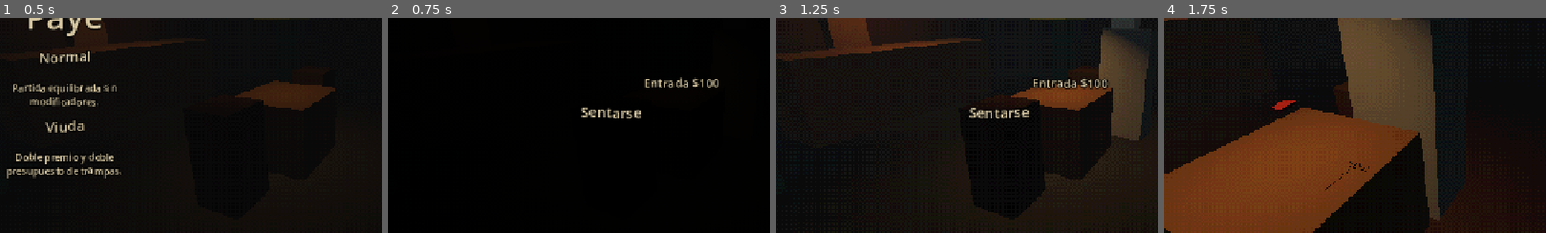
Above: before the commit, frames 1-4 (left to right).
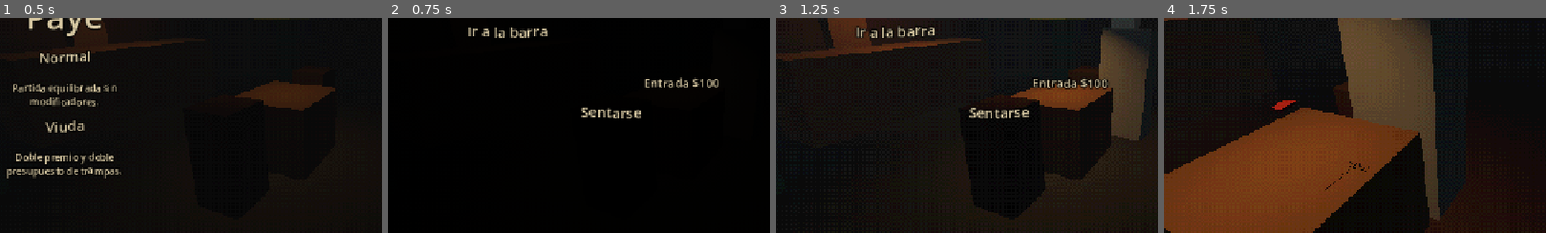
Above: after the commit, the same moments.

Repository: JoakoZarza/paye
Game: Godot game, scene res://ui/main.tscn
Two runs of this game, one before a commit and one after it. Both use one fixed random seed, a clock stepped at 60 frames per second and the inputs below.
Inputs:
- Up to frame 1 (0.5 s): no input
- Up to frame 2 (0.75 s): click "Viuda" at 0.5 s
- Up to frame 3 (1.25 s): no input
- Up to frame 4 (1.75 s): click "Sentarse" at 1.25 s
The pictures show only the part of the screen within x 8-58%, y 30-80%; the shares and areas given below are measured in that part.

Frame 1 is identical in both runs. In frame 2, 0.5% of the frame differs, in the area x 21-42%, y 4-10%; in frame 3, 0.5%, in the area x 21-42%, y 3-10%; in frame 4, nothing differs.

Commit message:
Bar counter open before the first match; subtle arrow instead of a second shop sign
At run start (round 1, in the bar) the player can walk to the counter to retrieve from
the wardrobe, sell or buy. Offers roll once per run; going back to the bar keeps the
round and charges no wardrobe fee. After a win the table now shows only a faint,
non-clickable arrow pointing left; the only shop sign is on the counter.

Co-Authored-By: Claude Opus 5.5 <noreply@anthropic.com>

Diff:
--- a/core/run/run_controller.gd
+++ b/core/run/run_controller.gd
@@ -37,6 +37,11 @@
 ## Lo que el guardarropas tiró al empezar esta run (para avisarlo en el bar); se olvida
 ## al sentarse.
 var wardrobe_lost: StringName = &""
+## Antes del primer partido se puede pasar por la barra (retirar del guardarropas,
+## vender, comprar). Mientras tanto la fase es SHOP pero la ronda no avanza.
+var _pre_round := false
+## Las ofertas de esa barra salen una sola vez por run: volver no las cambia.
+var _opening_shop_open := false
 
 
 func _init(p_economy: Economy, p_meta: MetaState, p_seed: int, p_meta_path: String = MetaState.DEFAULT_PATH) -> void:
@@ -64,6 +69,8 @@
 	_one_more_stake = 0
 	_bill_missing = 0
 	_single_hand = null
+	_pre_round = false
+	_opening_shop_open = false
 	state.money = economy.start_money
 	state.debt = meta.debt
 	state.deck = _decks[deck_id]
@@ -85,6 +92,29 @@
 	_checkpoint()
 	return [GameEvent.make(&"run_started", {"money": state.money, "debt": state.debt, "legacy": legacy,
 		"deck": deck_id, "wardrobe_lost": wardrobe_lost})]
+
+
+## Al empezar la run (ronda 1, todavía en el bar) se puede ir a la barra.
+func can_visit_counter() -> bool:
+	return state != null and phase == Phase.BAR and state.round == 1
+
+
+## Va a la barra antes del primer partido. Volver con next_round() no pasa la ronda.
+func visit_counter() -> bool:
+	if not can_visit_counter():
+		return false
+	if not _opening_shop_open:
+		shop.open(state, false)
+		_opening_shop_open = true
+	phase = Phase.SHOP
+	_pre_round = true
+	_checkpoint()
+	return true
+
+
+## true en la barra de antes del primer partido (no después de ganar).
+func pre_round() -> bool:
+	return phase == Phase.SHOP and _pre_round
 
 
 ## La versión de cada ronda la eligió la semilla al empezar la run.
@@ -332,6 +362,12 @@
 func next_round() -> Array[GameEvent]:
 	if phase != Phase.SHOP:
 		return [_illegal()]
+	if _pre_round:
+		# Volvés de la barra al bar: la ronda es la misma y no corre nada.
+		_pre_round = false
+		phase = Phase.BAR
+		_checkpoint()
+		return [GameEvent.make(&"counter_left", {"round": state.round})]
 	# Cada ronda que pasa, el guardarropas cobra la suya.
 	if not meta.wardrobe.is_empty():
 		meta.wardrobe["fee"] = int(meta.wardrobe["fee"]) + economy.wardrobe_round_fee(state.round)
--- a/tests/run/test_run_controller.gd
+++ b/tests/run/test_run_controller.gd
@@ -398,3 +398,38 @@
 	var events := rc.start_run(&"normal")
 	assert_true(rc.wardrobe().is_empty(), "a la tercera run nueva desaparece")
 	assert_eq(events[0].data["wardrobe_lost"], &"hat")
+
+
+func test_al_empezar_la_run_se_puede_ir_a_la_barra() -> void:
+	var rc := _controller()
+	rc.start_run(&"normal")
+	assert_true(rc.can_visit_counter())
+	assert_true(rc.visit_counter())
+	assert_eq(rc.phase, RunController.Phase.SHOP)
+	assert_true(rc.pre_round())
+	var offers := rc.shop.offers.duplicate()
+	assert_false(offers.is_empty(), "hay ofertas para comprar")
+	rc.next_round()
+	assert_eq(rc.phase, RunController.Phase.BAR, "volver de la barra no juega nada")
+	assert_eq(rc.state.round, 1, "ni pasa la ronda")
+	assert_true(rc.visit_counter(), "se puede volver")
+	assert_eq(rc.shop.offers, offers, "las ofertas no cambian por ir y volver")
+	rc.next_round()
+	_win_round(rc)
+	assert_false(rc.pre_round(), "después de ganar es la tienda de siempre")
+	rc.next_round()
+	assert_eq(rc.state.round, 2)
+	assert_false(rc.can_visit_counter(), "solo antes del primer partido")
+	assert_false(rc.visit_counter())
+
+
+func test_retirar_del_guardarropas_al_empezar_la_run() -> void:
+	var meta := MetaState.new()
+	meta.wardrobe = {"id": &"hat", "level": 2, "paid": 120, "fee": 0, "runs": 0}
+	var rc := _controller(meta)
+	rc.start_run(&"normal")
+	rc.visit_counter()
+	assert_true(rc.retrieve_amulet()["ok"])
+	assert_eq(rc.state.loadout.level(&"hat"), 2)
+	rc.next_round()
+	assert_eq(rc.phase, RunController.Phase.BAR)
--- a/tests/world/test_full_run_3d.gd
+++ b/tests/world/test_full_run_3d.gd
@@ -114,6 +114,8 @@
 		var close := _named(buttons, "CloseDetails")
 		if close != null:
 			return close
+	if router._screen_name == &"bar" and _named(buttons, "GoShop") != null and rng.randf() < 0.4:
+		return _named(buttons, "GoShop")
 	for wanted in ["Deck_normal", "Sit", "Skip", "Next", "Retire"]:
 		var b := _named(buttons, wanted)
 		if b != null:
--- a/tests/world/test_table_3d.gd
+++ b/tests/world/test_table_3d.gd
@@ -829,3 +829,47 @@
 	assert_not_null(router.find_child("WardrobeGone", true, false), "el aviso está en el bar")
 	(router.find_child("Sit", true, false) as Button).pressed.emit()
 	assert_eq(rc.wardrobe_lost, &"", "se olvida al sentarse")
+
+
+func test_al_empezar_la_run_la_barra_esta_abierta() -> void:
+	var rc := RunController.new(Economy.load_from(), MetaState.new(), 4, META_PATH)
+	rc.start_run(&"normal")
+	var r := _rig()
+	var router := ScreenRouter.new()
+	router.world = r[0]
+	add_child_autofree(router)
+	router.setup(rc)
+	assert_eq(router.camera_marker(), &"CamBar")
+	router.find_child("GoShop", true, false).pressed.emit()
+	assert_eq(rc.phase, RunController.Phase.SHOP)
+	assert_eq(router.camera_marker(), &"CamShop", "directo a la barra, sin preguntar")
+	router.find_child("Next", true, false).pressed.emit()
+	assert_eq(rc.phase, RunController.Phase.BAR)
+	assert_eq(rc.state.round, 1)
+	assert_eq(router.camera_marker(), &"CamBar", "de vuelta en el bar, de pie")
+	assert_not_null(router.find_child("Sit", true, false))
+
+
+func test_al_ganar_un_solo_cartel_para_ir_a_la_barra() -> void:
+	var rc := RunController.new(Economy.load_from(), MetaState.new(), 4, META_PATH)
+	rc.start_run(&"normal")
+	rc.enter_match()
+	var m := rc.table().truco_match
+	m.start_hand()
+	m.award(1, 3)
+	m.award(0, m.target)
+	rc.finish_match()
+	rc.skip_one_more()
+	var r := _rig()
+	var router := ScreenRouter.new()
+	router.world = r[0]
+	add_child_autofree(router)
+	router.setup(rc)
+	var go := 0
+	for b in router.find_children("*", "Button", true, false):
+		if (b as Button).text.contains(UiText.t("UI_SHOP_GO")):
+			go += 1
+	assert_eq(go, 1, "el cartel está solo en la barra")
+	var hint := router.find_child("GoShopHint", true, false) as Control
+	assert_not_null(hint, "una flechita en la mesa avisa")
+	assert_eq(hint.mouse_filter, Control.MOUSE_FILTER_IGNORE)
--- a/ui/screens/bar_screen.gd
+++ b/ui/screens/bar_screen.gd
@@ -28,11 +28,19 @@
 		])
 	if rc.wardrobe_lost != &"":
 		ScreenTools.label(box, _wardrobe_gone(), 18)
+	if rc.can_visit_counter():
+		ScreenTools.button(box, UiText.t("UI_SHOP_GO"), "GoShop", _go_shop)
 	var can_pay := s.can_pay_entry(rc.economy)
 	ScreenTools.button(
 		box, UiText.t("UI_BAR_SIT") if can_pay else UiText.t("UI_BAR_CANT_PAY"),
 		"Sit", _sit,
 	)
+
+
+## Antes del primer partido: a la barra a retirar, vender o comprar.
+func _go_shop() -> void:
+	rc.visit_counter()
+	acted.emit()
 
 
 func _sit() -> void:
@@ -64,6 +72,8 @@
 	if rc.wardrobe_lost != &"":
 		world_label(wrap_text(_wardrobe_gone(), 30), table, Vector3(0, 0.79, 0.04), 18) \
 			.name = "WardrobeGone"
+	if rc.can_visit_counter() and world.slot("bar_counter") != null:
+		world_button(UiText.t("UI_SHOP_GO"), "GoShop", _go_shop, world.slot("bar_counter"), Vector3(0, 1.35, 0))
 	var can_pay := s.can_pay_entry(rc.economy)
 	var text := UiText.t("UI_BAR_CANT_PAY")
 	if can_pay:
--- a/ui/screens/shop_screen.gd
+++ b/ui/screens/shop_screen.gd
@@ -64,6 +64,9 @@
 		c.queue_free()
 	_clear_tags()
 	_clear_counter()
+	# Antes del primer partido venís del bar directo a la barra: no hay nada que elegir.
+	if rc.pre_round():
+		_at_counter = true
 	if world != null and not _at_counter:
 		_draw_choice()
 		return
@@ -94,7 +97,7 @@
 	header.add_theme_constant_override("separation", 24)
 	box.add_child(header)
 	ScreenTools.label(header, title, 28).autowrap_mode = TextServer.AUTOWRAP_OFF
-	var money := ScreenTools.label(header, UiText.t("UI_SHOP_MONEY") % [s.money, s.fiado, rc.economy.entry(s.round + 1)], 20)
+	var money := ScreenTools.label(header, UiText.t("UI_SHOP_MONEY") % [s.money, s.fiado, rc.economy.entry(s.round + (0 if rc.pre_round() else 1))], 20)
 	money.size_flags_horizontal = Control.SIZE_EXPAND_FILL
 	money.horizontal_alignment = HORIZONTAL_ALIGNMENT_RIGHT
 	_muted(ScreenTools.label(box, UiText.t("UI_SHOP_HELP"), 15))
@@ -244,9 +247,12 @@
 	if world.slot("bar_counter") != null:
 		world_button(UiText.t("UI_SHOP_GO"), "GoShop", _go_to_counter, world.slot("bar_counter"), Vector3(0, 1.35, 0))
 		world_button(UiText.t("UI_SHOP_STAY"), "Stay", _stay, world.slot("table"), Vector3(0, 0.86, 0.15))
-		# Mirando al frente la barra no se ve: una flecha en la mesa apunta hacia ella.
-		world_button("← " + UiText.t("UI_SHOP_GO"), "GoShopHint", _go_to_counter, world.slot("table"),
-			Vector3(-0.42, 0.86, 0.12))
+		# Mirando al frente la barra no se ve: una flechita apagada en la mesa avisa que
+		# está a la izquierda. Solo avisa; el cartel para ir es el de la barra.
+		var hint := world_label("←", world.slot("table"), Vector3(-0.46, 0.8, 0.1), 30)
+		hint.name = "GoShopHint"
+		hint.mouse_filter = Control.MOUSE_FILTER_IGNORE
+		hint.modulate.a = 0.45
 		return
 	var box := VBoxContainer.new()
 	box.set_anchors_and_offsets_preset(Control.PRESET_CENTER_BOTTOM)
@@ -374,7 +380,7 @@
 	var money: Array[String] = [UiText.t("UI_SHOP_CASH") % s.money]
 	if s.fiado > 0:
 		money.append(UiText.t("UI_SHOP_OWED") % s.fiado)
-	money.append(UiText.t("UI_SHOP_NEXT_ENTRY") % rc.economy.entry(s.round + 1))
+	money.append(UiText.t("UI_SHOP_NEXT_ENTRY") % rc.economy.entry(s.round + (0 if rc.pre_round() else 1)))
 	world_label("\n".join(money), counter, Vector3(-SIDE_X, COUNTER_TOP, 0), 20).name = "ShopMoney"
 	if _message != "":
 		world_label(_wrap(_message), counter, Vector3(-SIDE_X, COUNTER_TOP, 0.3), 16) \
Not shown, changed: docs/plans/2026-11-02-plan-7-mesa-3d.md
